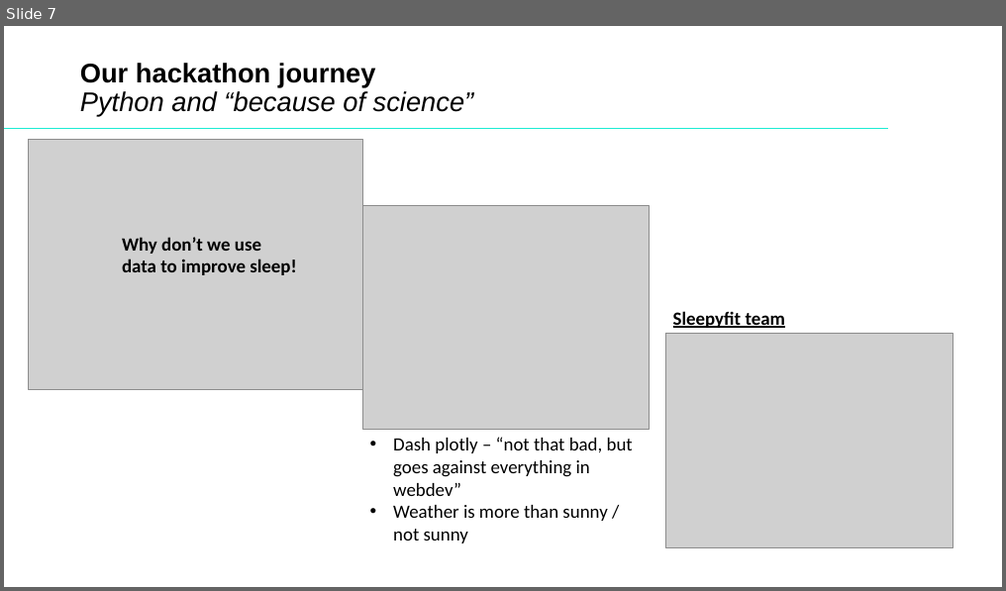
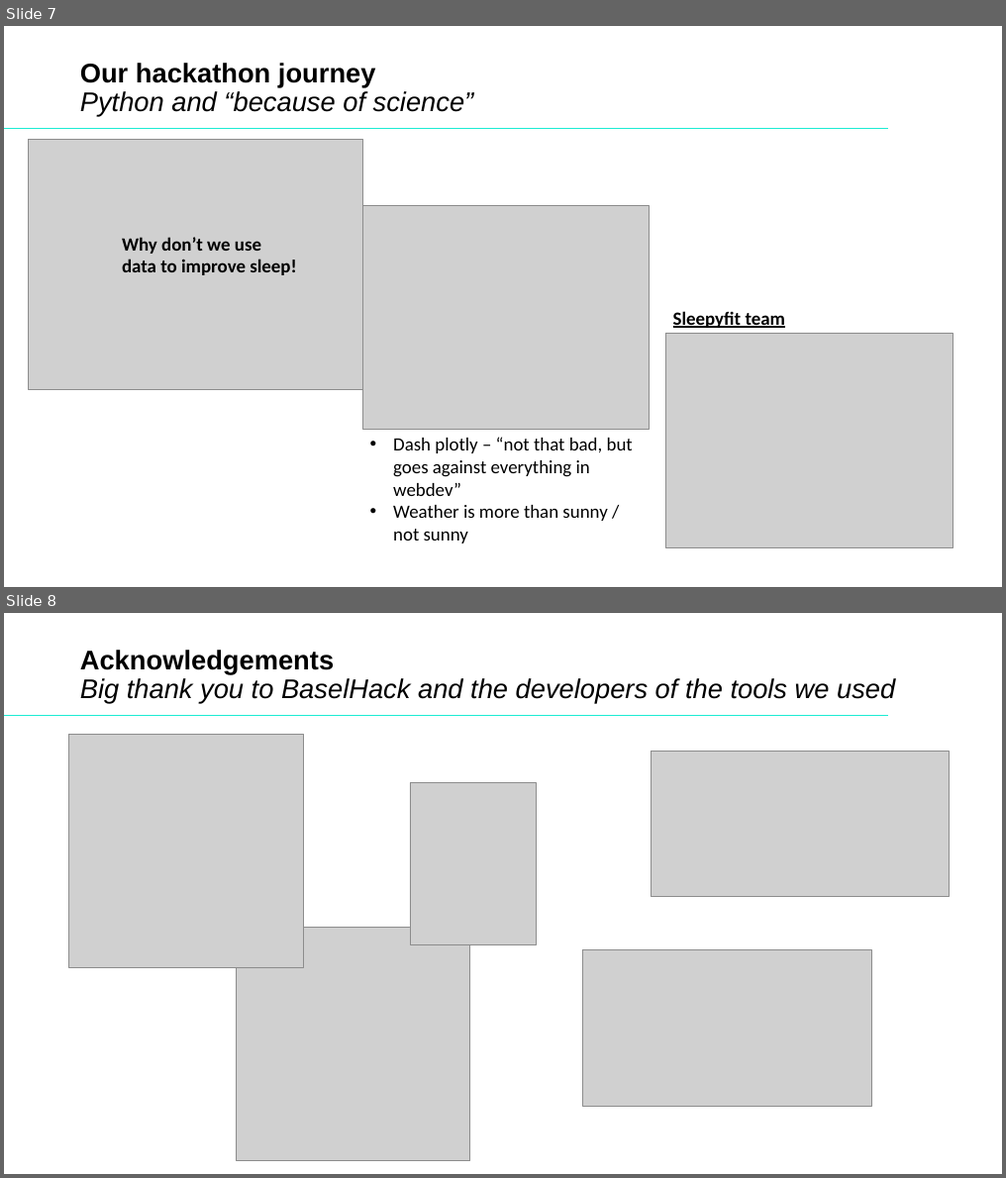
Before and after one commit to Sleepify/Sleepify, a slide deck: Sleepyfit_presentation.pptx. Shown one above the other, each under a label of ours: slide 7 before the commit, slides 7 and 8 after it. The pictures are 1006x591 and 1006x1178 pixels, drawn with LibreOffice and Linux fonts; fonts in the diff are those of the drawing; grey boxes stand for pictures. Boxes give left, top, right and bottom in pixels: in the first picture for what was removed or moved away, otherwise in the second. Text is boxed around its words. In the diff, an @@ line names an element or a change of style, - is before the commit and + after.

Commit message:
Added acknowledgements slide

```diff
--- a/Sleepyfit_presentation.pptx
+++ b/Sleepyfit_presentation.pptx
@@ slide 8 added at <box>4,613,1002,1174</box>, background #FFFFFF @@
@@ title added at <box>80,650,895,703</box>, 26 pt, text #000000, italic @@
+Acknowledgements
+Big thank you to BaselHack and the developers of the tools we used
@@ line added from (4, 716) to (888, 716), #1CECD3 1 pt @@
@@ picture added at <box>69,735,303,967</box> @@
@@ picture added at <box>651,752,949,897</box> @@
@@ picture added at <box>410,783,536,946</box> @@
@@ picture added at <box>236,928,469,1161</box> @@
@@ picture added at <box>583,951,872,1106</box> @@
```
